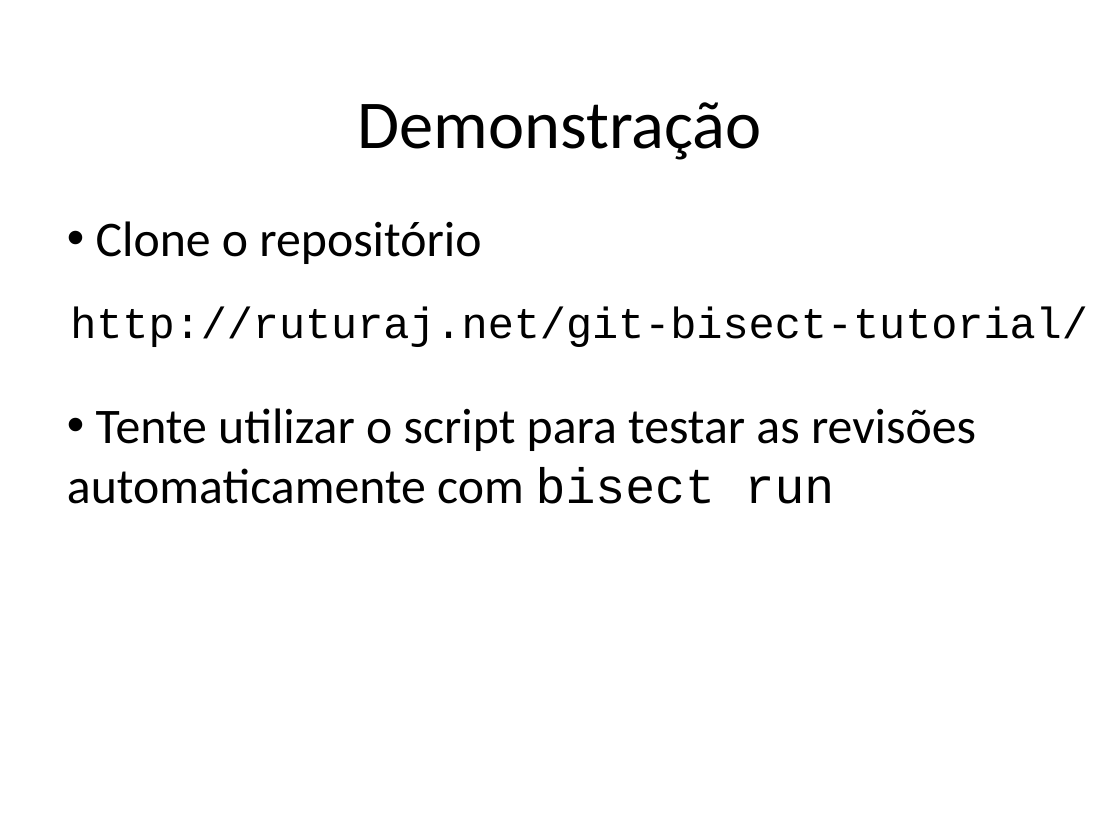
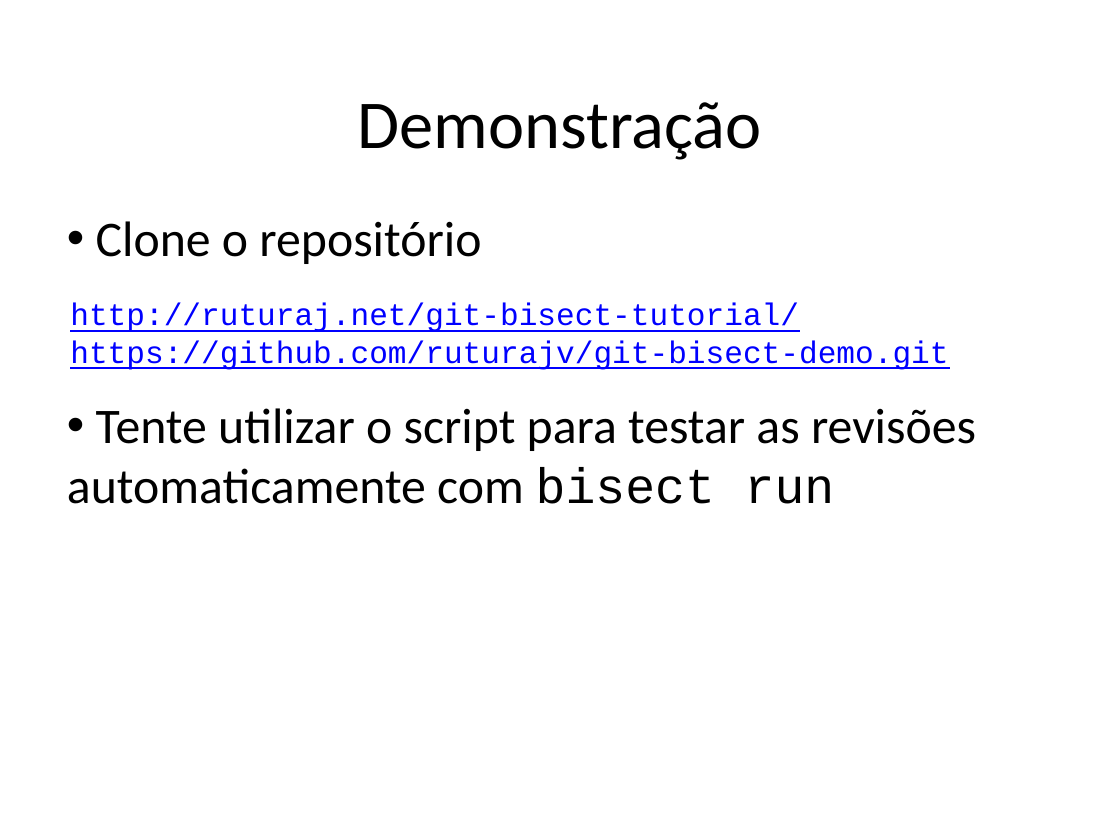
Before and after one commit to STAR-RG/testing-cin, a slide deck: slide 67 of slides.pptx. Drawn at 1120x840 pixels with LibreOffice and Linux fonts; fonts in the diff are those of the drawing. Boxes give left, top, right and bottom in pixels: in the first picture for what was removed or moved away, otherwise in the second. Text is boxed around its words. In the diff, an @@ line names an element or a change of style, - is before the commit and + after.

```diff
--- a/slides.pptx
+++ b/slides.pptx
@@ text at (70, 303, 799, 332): size 28 to 20 pt, text colour #000000 to #0000FF, underline on in "http://ruturaj.net/git-bisect-tutorial/" @@
@@ text at (70, 340, 948, 370): paragraph added @@
+https://github.com/ruturajv/git-bisect-demo.git
```
Also in this commit, not shown: 6 other slides changed.
